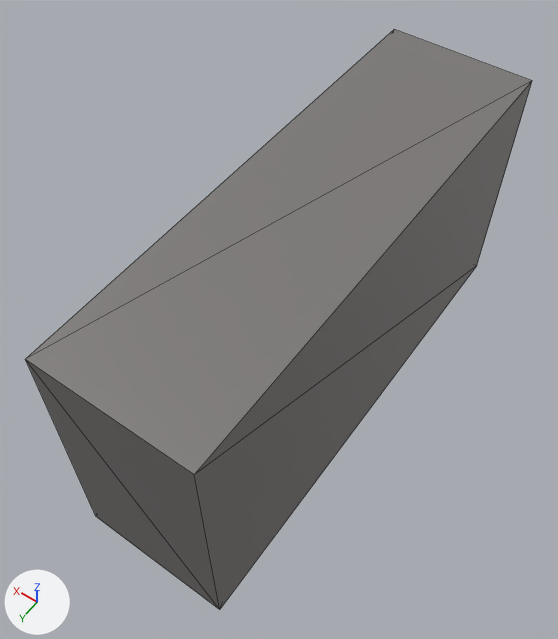
The glTF model code/models/road.glb, before and after one commit.
Both versions are drawn from a camera (50 mm lens) standing at (-0.49, 0.796, 1.142) and looking at (0.032, 0.066, -0.005). Lighting does not change. The marker at lower left points along +X, +Y and +Z. Mesh edges are drawn as thin lines. Where no turn or scale is listed for an object, it has been applied to the vertices.
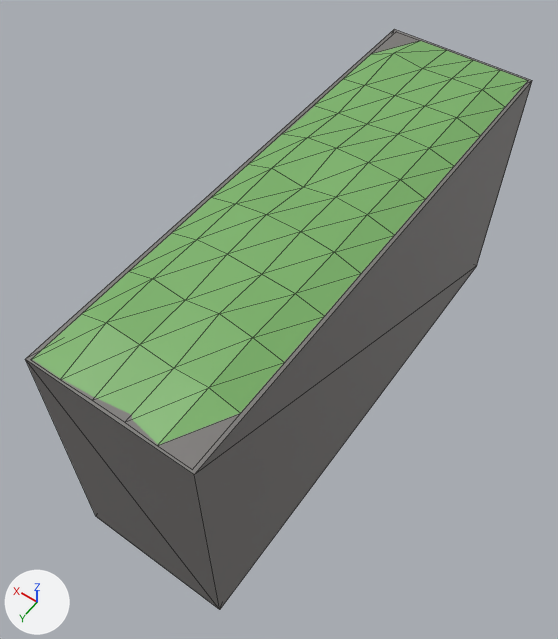
Commit message: Update road model to new glTF format

The change, as a diff of the scene's bpy script:
```diff
--- a/code/models/road.glb.py
+++ b/code/models/road.glb.py
@@ mat_material_002 @@
+mat_material_002 = principled_material('Material.002')
+mat_material_002.base_color = (0.198, 0.451, 0.141)  # green #7bb369
@@ me_plane_002 @@
+me_plane_002.from_pydata(...)  # 66 vertices, 100 faces; spans x -0.143..0.143, y -0.496..0.496, z -0.017..0.009
+me_plane_002.materials.append(mat_material_002)  # green #7bb369
@@ ob_plane @@
+ob_plane = bpy.data.objects.new('Plane', me_plane_002)
+ob_plane.location = (0.0, 0.0, 0.286)
```

Changed parts and their boxes [x1, y1, x2, y2] in the pictures (558 x 639 px):
'Plane', added (green)
    after: [32, 41, 527, 445]
